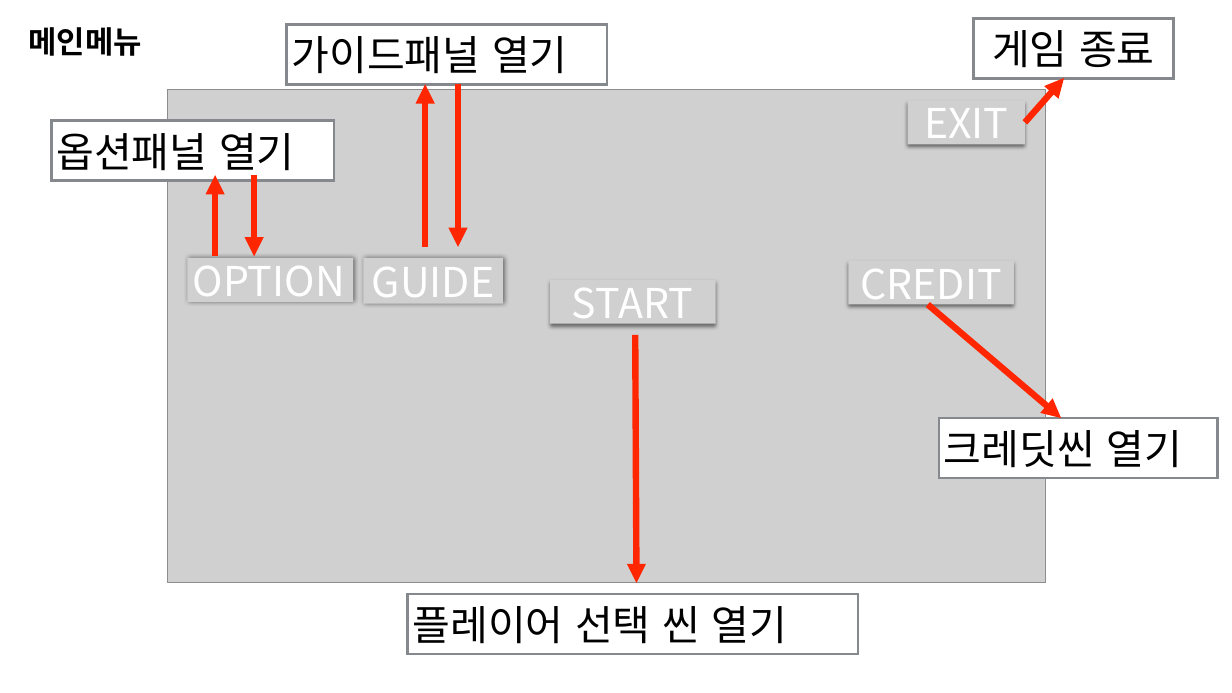
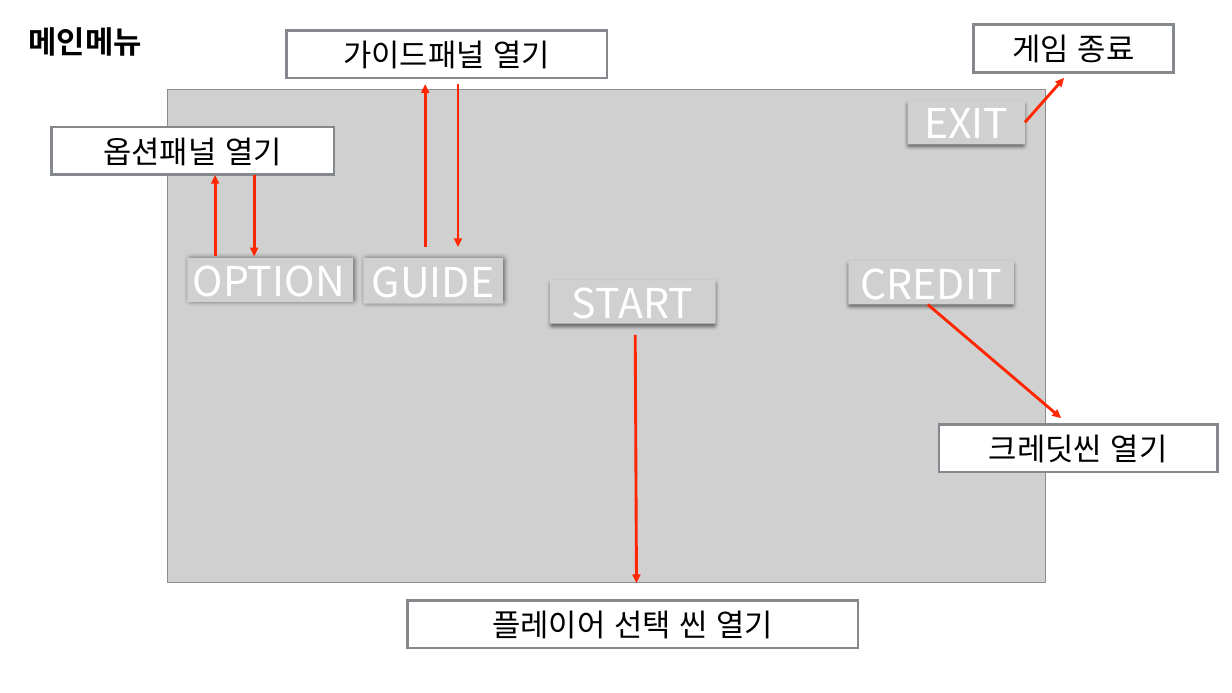
Before and after one commit to penspanic/ITWGamejam, a slide deck: slide 3 of Plan/Rocketman_씬&스킬구성.pptx. Drawn at 1232x693 pixels with LibreOffice and Linux fonts; fonts in the diff are those of the drawing; grey boxes stand for pictures. Boxes give left, top, right and bottom in pixels: in the first picture for what was removed or moved away, otherwise in the second. Text is boxed around its words. In the diff, an @@ line names an element or a change of style, - is before the commit and + after.

```diff
--- a/Plan/Rocketman_씬&스킬구성.pptx
+++ b/Plan/Rocketman_씬&스킬구성.pptx
@@ rectangle "게임 종료": place and size @@
-rectangle "게임 종료" at bbox=[973, 18, 1174, 79]
+rectangle "게임 종료" at bbox=[973, 25, 1174, 73]
@@ rectangle "게임 종료" at bbox=[973, 25, 1174, 73]: size 32 to 24 pt @@
@@ rectangle "가이드패널 열기": place and size @@
-rectangle "가이드패널 열기" at bbox=[287, 24, 607, 84]
+rectangle "가이드패널 열기" at bbox=[287, 30, 607, 79]
@@ arrow (425, 247) - (425, 84): stroke #FF2600 5 pt to #FF2600 2.25 pt @@
@@ arrow (458, 84) - (458, 247): stroke #FF2600 5 pt to #FF2600 2.25 pt @@
@@ arrow (1025, 122) - (1065, 78): stroke #FF2600 5 pt to #FF2600 2.25 pt @@
@@ rectangle "옵션패널 열기": place and size @@
-rectangle "옵션패널 열기" at bbox=[52, 121, 335, 181]
+rectangle "옵션패널 열기" at bbox=[52, 127, 335, 175]
@@ arrow (215, 256) - (215, 176): stroke #FF2600 5 pt to #FF2600 2.25 pt @@
@@ arrow (254, 176) - (254, 256): stroke #FF2600 5 pt to #FF2600 2.25 pt @@
@@ arrow (928, 305) - (1061, 418): stroke #FF2600 5 pt to #FF2600 2.25 pt @@
@@ arrow (636, 335) - (637, 583): stroke #FF2600 5 pt to #FF2600 2.25 pt @@
@@ size 32 to 24 pt; alignment left to centre in 4 elements at bbox=[408, 601, 859, 649], bbox=[287, 30, 607, 79], bbox=[52, 127, 335, 175], bbox=[939, 424, 1218, 472] @@
@@ rectangle "크레딧씬 열기": place and size @@
-rectangle "크레딧씬 열기" at bbox=[939, 418, 1218, 478]
+rectangle "크레딧씬 열기" at bbox=[939, 424, 1218, 472]
@@ rectangle "플레이어 선택 씬 열기": place and size @@
-rectangle "플레이어 선택 씬 열기" at bbox=[408, 594, 859, 654]
+rectangle "플레이어 선택 씬 열기" at bbox=[408, 601, 859, 649]
```
Also in this commit, not shown: 8 other slides changed, 1 slide removed.
